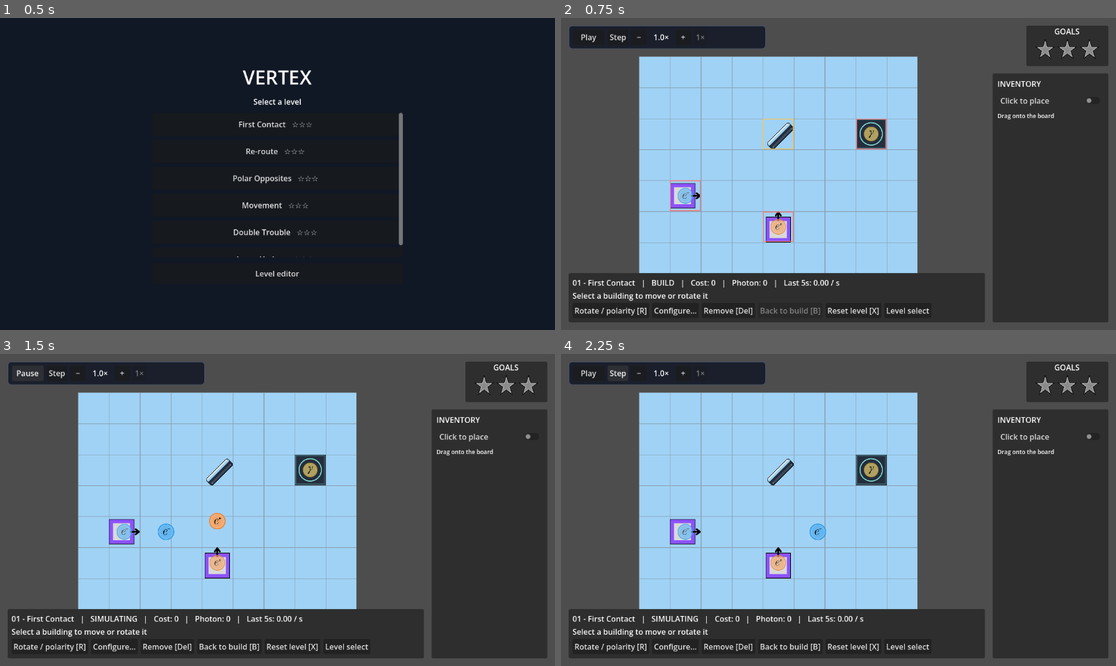
Above: before the commit, frames 1-4 (two rows, left to right).
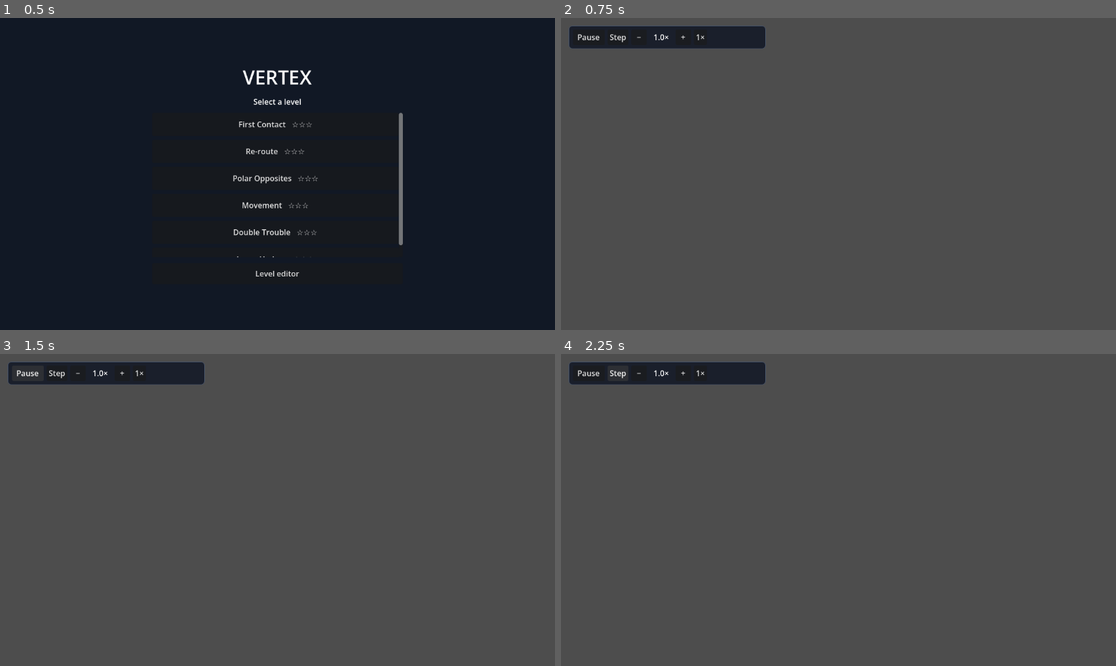
Above: after the commit, the same moments.

Repository: Breakerchap/vertex
Game: Godot game, scene res://MainScene/level_select.tscn
Same seed, same stepped clock (60 frames per second), same inputs: the game is played once before the commit and once after it.
Inputs:
- Up to frame 1 (0.5 s): no input
- Up to frame 2 (0.75 s): click "First Contact ☆☆☆" at 0.5 s
- Up to frame 3 (1.5 s): click "Play" (after the commit: "Pause") at 1.25 s
- Up to frame 4 (2.25 s): click "Step" at 2 s

Frame 1 is identical in both runs. In frame 2, 64% of the frame differs, in the area x 1-99%, y 2-98%; in frame 3, 64%; in frame 4, 64%.
Error after the commit: Parse Error: Identifier "particle_event" not declared in the current scope. (res://MainScene/level_game.gd:80)

Commit message:
Improve level HUD, build controls, undo history and completion flow

Diff:
--- a/MainScene/level_game.gd
+++ b/MainScene/level_game.gd
@@ -21,10 +21,20 @@
 
 signal editor_cell_clicked(cell: Vector2i, button: int)
 signal editor_cell_dragged(from_cell: Vector2i, to_cell: Vector2i)
+signal exit_playtest_requested
 var drag_cell := Vector2i(-1, -1)
 var drag_start := Vector2.ZERO
 
 var editor_preview := false
+var editor_playtest := false
+var level_override: Dictionary = {}
+var editor_brush := ""
+var diagnostic_overlay: Node2D
+var diagnostics_enabled := false
+var undo_history: Array[Dictionary] = []
+var redo_history: Array[Dictionary] = []
+var restoring_history := false
+var last_hud_update := 0.0
 var editor_bottom_inset := 190.0
 var level: Dictionary = {}
 var buildings: Array[Node] = []
@@ -46,6 +56,12 @@
 var selection_label: Label
 var status_label: Label
 var goals_label: Label
+var measurement_label: Label
+var measurement_bar: ProgressBar
+var rotate_button: Button
+var configure_button: Button
+var remove_button: Button
+var next_level_button: Button
 var palette: PanelContainer
 var star_icons: Array[TextureRect] = []
 var results: AcceptDialog
@@ -60,12 +76,14 @@
     editor_overlay.set_script(OVERLAY)
     editor_overlay.z_index = 100
     add_child(editor_overlay)
+    diagnostic_overlay = editor_overlay
+    particle_event.connect(_on_particle_event)
     get_viewport().size_changed.connect(_fit_camera)
     return
-  if Global.selected_level.is_empty():
+  if Global.selected_level.is_empty() and level_override.is_empty():
     get_tree().call_deferred("change_scene_to_file", "res://MainScene/level_select.tscn")
     return
-  level = PARSER.parse(FileAccess.get_file_as_string(Global.selected_level))
+  level = level_override.duplicate(true) if not level_override.is_empty() else PARSER.parse(FileAccess.get_file_as_string(Global.selected_level))
   if level.has("error"):
     push_error("Cannot load level: " + str(level.error))
     get_tree().call_deferred("change_scene_to_file", "res://MainScene/level_select.tscn")
@@ -77,6 +95,8 @@
   overlay.set_script(OVERLAY)
   overlay.z_index = 100
   add_child(overlay)
+  diagnostic_overlay = overlay
+  particle_event.connect(_on_particle_event)
   _load_initial_board()
   get_viewport().size_changed.connect(_fit_camera)
   _fit_camera()
@@ -94,7 +114,7 @@
   var camera: Camera2D = $Camera2D
   camera.position = Vector2(level.width - 1, level.height - 1) * CELL * 0.5
   var view := get_viewport_rect().size
-  var bottom_inset := editor_bottom_inset if editor_preview else 118.0
+  var bottom_inset := editor_bottom_inset if editor_preview else 186.0
   var top_inset := 80.0
   var available := Vector2(maxf(100.0, view.x - 290.0), maxf(100.0, view.y - top_inset - bottom_inset))
   var board := Vector2(level.width, level.height) * CELL
@@ -110,7 +130,7 @@
   panel.set_anchors_preset(Control.PRESET_BOTTOM_WIDE)
   panel.offset_left = 16
   panel.offset_right = -272
-  panel.offset_top = -118
+  panel.offset_top = -186
   panel.offset_bottom = -16
   layer.add_child(panel)
   var margin := MarginContainer.new()
@@ -118,9 +138,20 @@
     margin.add_theme_constant_override(side, 8)
   panel.add_child(margin)
   var column := VBoxContainer.new()
+  column.add_theme_constant_override("separation", 4)
   margin.add_child(column)
   status_label = Label.new()
   column.add_child(status_label)
+  goals_label = Label.new()
+  goals_label.autowrap_mode = TextServer.AUTOWRAP_WORD_SMART
+  column.add_child(goals_label)
+  measurement_label = Label.new()
+  column.add_child(measurement_label)
+  measurement_bar = ProgressBar.new()
+  measurement_bar.custom_minimum_size.y = 8
+  measurement_bar.max_value = WINDOW_SECONDS
+  measurement_bar.show_percentage = false
+  column.add_child(measurement_bar)
   palette = PALETTE.new()
   layer.add_child(palette)
   palette.mode_changed.connect(func(enabled: bool) -> void:
@@ -162,12 +193,20 @@
   var actions := HBoxContainer.new()
   actions.add_theme_constant_override("separation", 6)
   column.add_child(actions)
-  _button(actions, "Rotate / polarity [R]", _rotate_selected)
-  _button(actions, "Configure...", _open_config)
-  _button(actions, "Remove [Del]", _remove_selected)
+  rotate_button = _button(actions, "Rotate / polarity [R]", _rotate_selected)
+  configure_button = _button(actions, "Configure...", _open_config)
+  remove_button = _button(actions, "Remove [Del]", _remove_selected)
   stop_button = _button(actions, "Back to build [B]", stop_to_build)
   _button(actions, "Reset level [X]", reset_level)
-  _button(actions, "Level select", _return_to_select)
+  _button(actions, "Back to editor" if editor_playtest else "Level select", _return_to_select)
+  var diagnostics := CheckButton.new()
+  diagnostics.text = "Show interactions"
+  diagnostics.tooltip_text = "Highlight reflections, detections, collisions and particles leaving the board"
+  diagnostics.toggled.connect(func(enabled: bool) -> void:
+    diagnostics_enabled = enabled
+    if is_instance_valid(diagnostic_overlay): diagnostic_overlay.queue_redraw()
+  )
+  actions.add_child(diagnostics)
   config_dialog = AcceptDialog.new()
   config_dialog.title = "Building settings"
   config_dialog.min_size = Vector2i(400, 160)
@@ -191,6 +230,9 @@
   results.ok_button_text = "Back to build"
   results.confirmed.connect(stop_to_build)
   results.canceled.connect(stop_to_build)
+  results.custom_action.connect(_result_action)
+  next_level_button = results.add_button("Next level", true, "next")
+  next_level_button.visible = not editor_playtest and not Global.next_level_path(Global.selected_level).is_empty()
   layer.add_child(results)
 
 func _config_label(value: String) -> Label:
@@ -221,6 +263,7 @@
     if not PARSER._valid_particle(particle):
       config_dialog.title = "Unknown particle: " + particle
       return
+  _record_undo()
   entry.particles = particles
   entry.x = cell.x
   entry.y = cell.y
@@ -268,6 +311,8 @@
   buildings.clear()
   inventory = level.inventory.duplicate(true)
   cost = 0
+  undo_history.clear()
+  redo_history.clear()
   selected_building = null
   selected_kind = ""
   for entry in level.buildings:
@@ -363,6 +408,13 @@
         editor_cell_clicked.emit(cell, event.button_index)
     return
   if event is InputEventKey and event.pressed and not event.echo:
+    if event.ctrl_pressed and event.keycode == KEY_Z:
+      if event.shift_pressed: redo_build()
+      else: undo_build()
+      return
+    if event.ctrl_pressed and event.keycode == KEY_Y:
+      redo_build()
+      return
     match event.keycode:
       KEY_B: stop_to_build()
       KEY_X: reset_level()
@@ -393,6 +445,7 @@
 func _move_selected_to(cell: Vector2i) -> void:
   if not is_instance_valid(selected_building) or selected_building.get_meta("fixed_position"): return
   if cell.x < 0 or cell.y < 0 or cell.x >= level.width or cell.y >= level.height or _building_at(cell) != null: return
+  _record_undo()
   selected_building.position = _cell_position(cell)
   selected_building.set_meta("cell", cell)
   _refresh_ui()
@@ -404,16 +457,22 @@
   var target := _building_at(cell)
   if button_index == MOUSE_BUTTON_RIGHT:
     selected_building = target
-    _remove_selected()
+    selected_kind = ""
   elif button_index == MOUSE_BUTTON_LEFT:
     if target != null:
       selected_building = target
       selected_kind = ""
     elif palette.click_mode and not selected_kind.is_empty() and int(inventory.get(selected_kind, 0)) > 0:
       var entry := {"kind": selected_kind, "x": cell.x, "y": cell.y}
+      _record_undo()
       _place_building(entry, true)
       inventory[selected_kind] -= 1
       cost += COSTS[selected_kind]
+    elif is_instance_valid(selected_building):
+      if not selected_building.get_meta("fixed_position"):
+        _move_selected_to(cell)
+      else:
+        selected_building = null
     else:
       selected_building = null
     _refresh_ui()
@@ -422,6 +481,7 @@
 func _rotate_selected() -> void:
   if simulating or not is_instance_valid(selected_building) or selected_building.get_meta("fixed_rotation"):
     return
+  _record_undo()
   if selected_building.get_meta("kind") == "magnet":
     selected_building.polarity *= -1
     queue_redraw()
@@ -432,6 +492,7 @@
 func _remove_selected() -> void:
   if simulating or not is_instance_valid(selected_building) or selected_building.get_meta("fixed_position"):
     return
+  _record_undo()
   var building := selected_building
   if building.get_meta("from_inventory"):
     var kind: String = building.get_meta("kind")
@@ -453,7 +514,8 @@
 
 func _refresh_ui() -> void:
   if not is_instance_valid(status_label): return
-  var title := Global.selected_level.get_file().trim_suffix(".level")
+  var title := str(level.get("title", ""))
+  if title.is_empty(): title = Global.selected_level.get_file().trim_suffix(".level")
   var mode := "SIMULATING" if simulating else "BUILD"
   var tracked := "photon"
   for goal in level.goals:
@@ -464,7 +526,25 @@
     if tracked != "photon" or goal.has("photon"):
       break
   var recent_rate := float(_goal_count(windows.back(), tracked)) / WINDOW_SECONDS if not windows.is_empty() else 0.0
-  status_label.text = "%s   |   %s   |   Cost: %d   |   %s: %d   |   Last 5s: %.2f / s" % [title, mode, cost, tracked.capitalize(), _goal_count(total_counts, tracked), recent_rate]
+  status_label.text = "%s   |   %s   |   Cost: %d   |   %s: %d   |   Last 5s: %.2f/s" % [title, mode, cost, tracked.capitalize(), _goal_count(total_counts, tracked), recent_rate]
+  var descriptions := PackedStringArray()
+  for index in range(level.goals.size()):
+    var terms := PackedStringArray()
+    for key in level.goals[index]:
+      var values: Array = level.goals[index][key]
+      var units := "" if key == "cost" else "/s"
+      terms.append("%s: %s / %s / %s%s" % [str(key).capitalize(), _goal_value(values[0]), _goal_value(values[1]), _goal_value(values[2]), units])
+    descriptions.append(("OR " if index > 0 else "Goals (★/★★/★★★): ") + "   ·   ".join(terms))
+  goals_label.text = "\n".join(descriptions)
+  if not simulating:
+    measurement_label.text = str(level.get("hint", "Place buildings, then press Play."))
+  else:
+    var rate := float(_goal_count(window_counts, tracked)) / maxf(window_time, 0.001)
+    measurement_label.text = "Measuring %d/2 stable windows  |  Current %s: %.2f/s  |  %.1f/5s" % [mini(windows.size() + 1, 2), tracked, rate, window_time]
+  measurement_bar.value = window_time if simulating else 0.0
+  rotate_button.disabled = simulating or not is_instance_valid(selected_building) or selected_building.get_meta("fixed_rotation") if is_instance_valid(selected_building) else true
+  remove_button.disabled = simulating or not is_instance_valid(selected_building) or selected_building.get_meta("fixed_position") if is_instance_valid(selected_building) else true
+  configure_button.disabled = simulating or not is_instance_valid(selected_building) or selected_building.get_meta("kind") not in ["emitter", "detector"] if is_instance_valid(selected_building) else true
   if is_instance_valid(selected_building):
     var cell: Vector2i = selected_building.get_meta("cell")
     var lock_note := "  ?  Position locked" if selected_building.get_meta("fixed_position") else "  ?  Drag to move"
@@ -486,6 +566,7 @@
   var cell := Vector2i(roundi(point.x), level.height - 1 - roundi(point.y))
   if cell.x < 0 or cell.y < 0 or cell.x >= level.width or cell.y >= level.height: return
   if _building_at(cell) != null: return
+  _record_undo()
   _place_building({"kind": kind, "x": cell.x, "y": cell.y}, true)
   inventory[kind] -= 1
   cost += COSTS[kind]
@@ -501,6 +582,7 @@
   selected_kind = ""
   _clear_particles()
   _clear_stats()
+  if is_instance_valid(diagnostic_overlay): diagnostic_overlay.clear_events()
   _accumulated_time = 0.0
   for building in buildings:
     if building.get_meta("kind") == "emitter":
@@ -526,7 +608,20 @@
   _load_initial_board()
 
 func _return_to_select() -> void:
-  get_tree().change_scene_to_file("res://MainScene/level_select.tscn")
+  if editor_playtest:
+    exit_playtest_requested.emit()
+  else:
+    get_tree().change_scene_to_file("res://MainScene/level_select.tscn")
+
+func _result_action(action: StringName) -> void:
+  if action != &"next" or editor_playtest: return
+  var path := Global.next_level_path(Global.selected_level)
+  if path.is_empty(): return
+  Global.selected_level = path
+  get_tree().change_scene_to_file("res://MainScene/level_game.tscn")
+
+func _goal_value(value: float) -> String:
+  return "∞" if is_inf(value) else str(value)
 
 func _clear_particles() -> void:
   for particle in _particles():
@@ -549,6 +644,9 @@
   if not simulating or completed: return
   elapsed += delta
   window_time += delta
+  if elapsed - last_hud_update >= 0.4:
+    last_hud_update = elapsed
+    _refresh_ui()
   if window_time + 0.000001 < WINDOW_SECONDS: return
   windows.append(window_counts.duplicate())
   window_counts.clear()
@@ -564,6 +662,7 @@
   var stars := _stable_stars(samples)
   if stars > 0:
     completed = true
+    if not editor_playtest: Global.record_best_stars(Global.selected_level, stars)
     running = false
     cancel_pending_steps()
     var stats := ""
@@ -573,7 +672,7 @@
     if stats.is_empty(): stats = "\nNo particles detected"
     for i in range(star_icons.size()):
       star_icons[i].texture = FILLED_STAR if i < stars else EMPTY_STAR
-    results.dialog_text = "Simulation time: %.1f s\nBuild cost: %d\nDetected:%s" % [elapsed, cost, stats]
+    results.dialog_text = "%d star(s) earned\nSimulation time: %.1f s\nBuild cost: %d\nDetected:%s" % [stars, elapsed, cost, stats]
     results.popup_centered()
 
 func _goal_count(counts: Dictionary, key: String) -> int:
@@ -610,3 +709,57 @@
           satisfied = false
       if satisfied: best = maxi(best, star)
   return best
+
+func _on_particle_event(kind: String, at: Vector2) -> void:
+  if diagnostics_enabled and is_instance_valid(diagnostic_overlay):
+    diagnostic_overlay.add_event(kind, at)
+
+# Store the actual configured state rather than the original level declaration.
+func _snapshot_build() -> Dictionary:
+  var entries: Array[Dictionary] = []
+  for building in buildings:
+    if not is_instance_valid(building): continue
+    var entry: Dictionary = building.get_meta("entry").duplicate(true)
+    var cell: Vector2i = building.get_meta("cell")
+    entry.x = cell.x
+    entry.y = cell.y
+    var kind: String = building.get_meta("kind")
+    if kind == "emitter": entry.facing = DIRECTIONS[building.orientation]
+    elif kind == "mirror": entry.facing = DIRECTIONS[posmod(building.orientation - 2, 8)]
+    elif kind == "magnet": entry.polarity = "+" if building.polarity > 0 else "-"
+    if kind == "emitter": entry.rate = building.rate
+    entries.append({"entry": entry, "inventory_piece": building.get_meta("from_inventory")})
+  return {"entries": entries, "inventory": inventory.duplicate(true), "cost": cost}
+
+func _record_undo() -> void:
+  if simulating or restoring_history: return
+  undo_history.append(_snapshot_build())
+  if undo_history.size() > 100: undo_history.pop_front()
+  redo_history.clear()
+
+func _restore_build(snapshot: Dictionary) -> void:
+  restoring_history = true
+  for building in buildings:
+    if is_instance_valid(building):
+      remove_child(building)
+      building.queue_free()
+  buildings.clear()
+  inventory = snapshot.inventory.duplicate(true)
+  cost = snapshot.cost
+  selected_kind = ""
+  selected_building = null
+  for item in snapshot.entries:
+    _place_building(item.entry, item.inventory_piece)
+  restoring_history = false
+  _refresh_ui()
+  queue_redraw()
+
+func undo_build() -> void:
+  if simulating or undo_history.is_empty(): return
+  redo_history.append(_snapshot_build())
+  _restore_build(undo_history.pop_back())
+
+func redo_build() -> void:
+  if simulating or redo_history.is_empty(): return
+  undo_history.append(_snapshot_build())
+  _restore_build(redo_history.pop_back())
